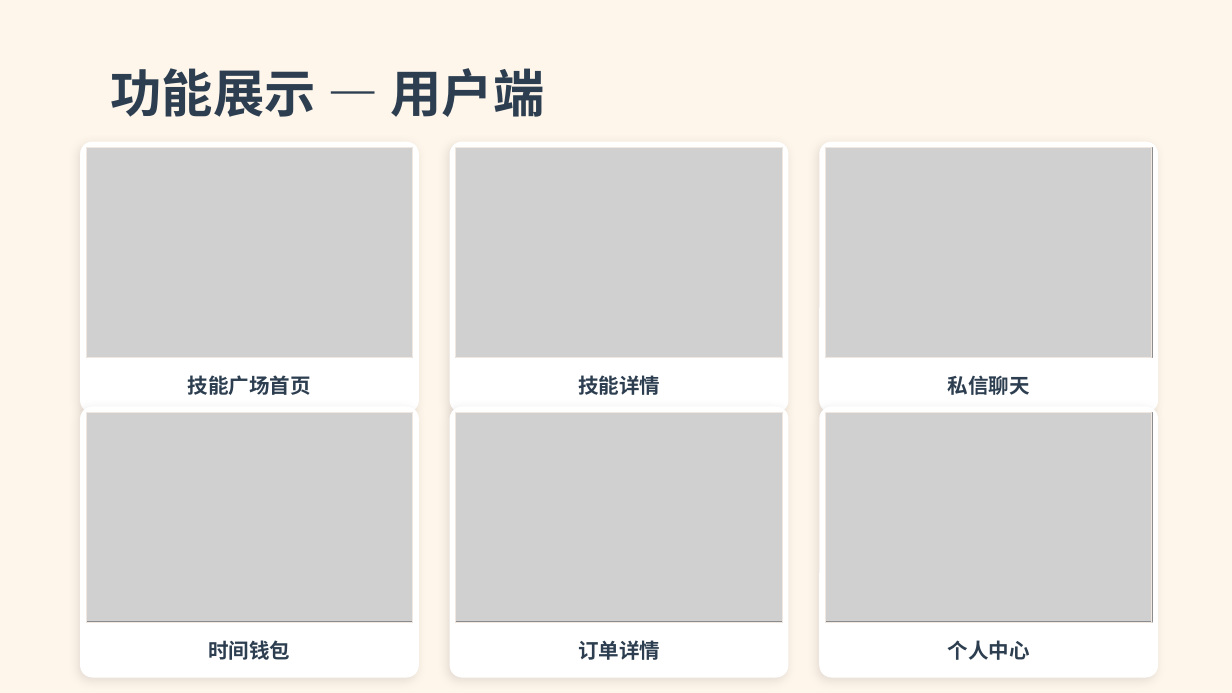
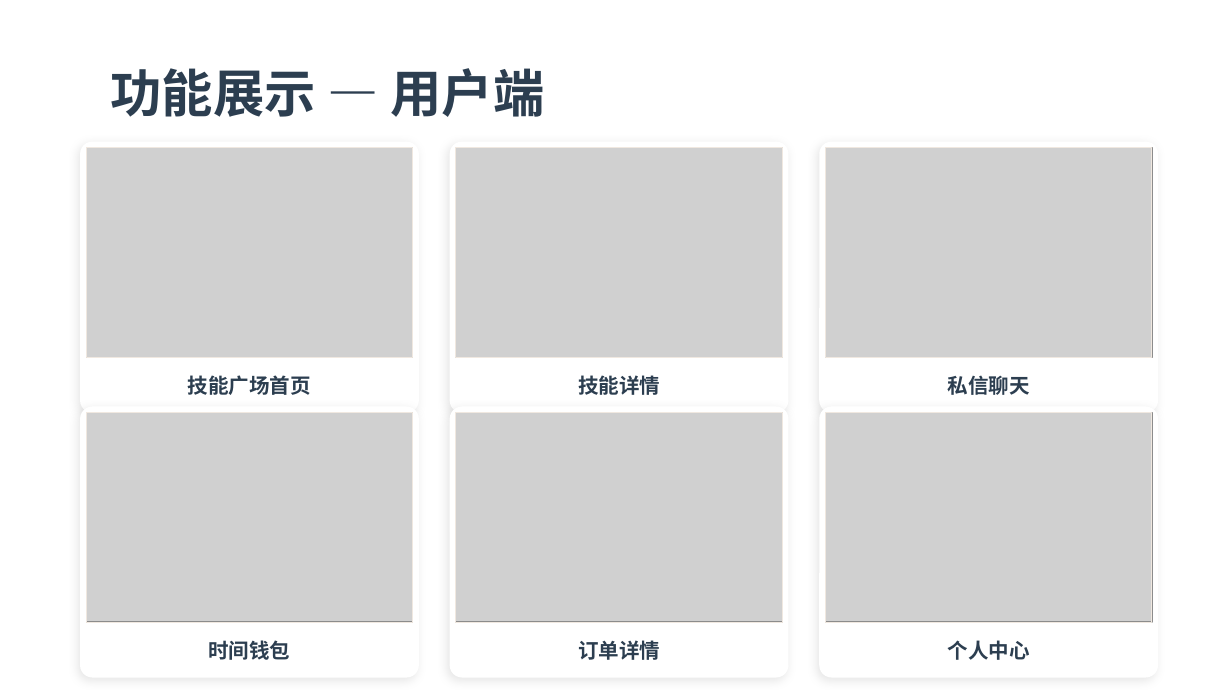
Before and after one commit to yykxyyds/prometheus-skill-time-bank, a slide deck: slide 7 of document/submission/最终项目-5-答辩PPT-第10组.pptx. Drawn at 1232x693 pixels with LibreOffice and Linux fonts; fonts in the diff are those of the drawing; grey boxes stand for pictures. Boxes give left, top, right and bottom in pixels: in the first picture for what was removed or moved away, otherwise in the second. Text is boxed around its words. In the diff, an @@ line names an element or a change of style, - is before the commit and + after.

```diff
--- a/document/submission/最终项目-5-答辩PPT-第10组.pptx
+++ b/document/submission/最终项目-5-答辩PPT-第10组.pptx
@@ background #FEF5EB to #FFFFFF @@
```
Also in this commit, not shown: 7 other slides changed, 18 other files.
